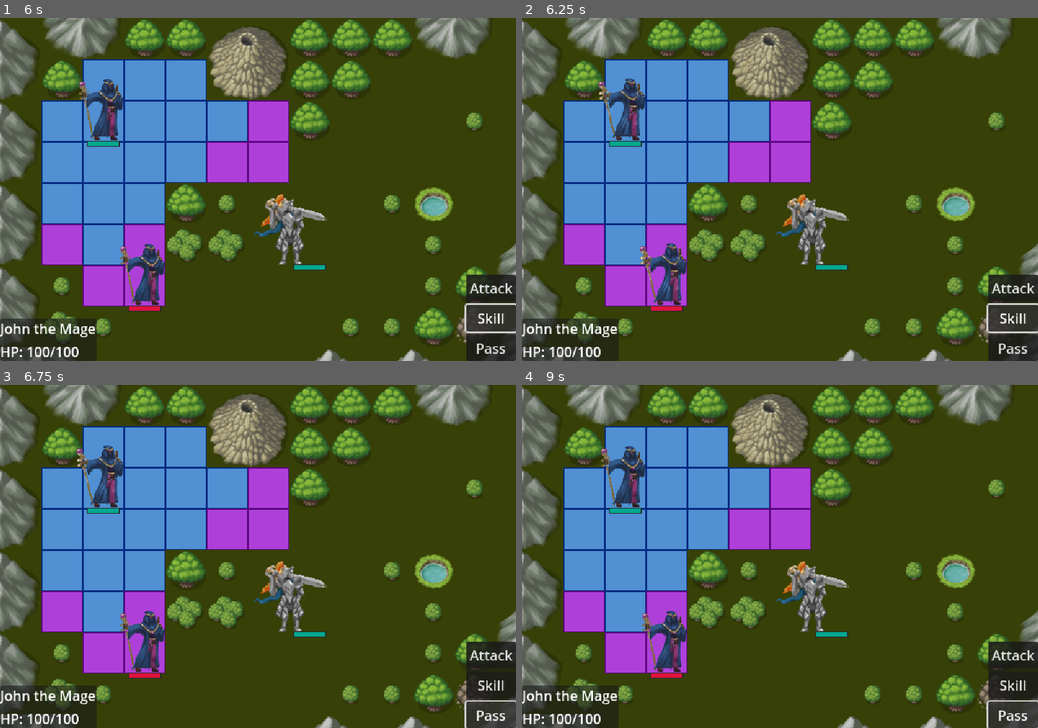
Above: before the commit, frames 1-4 (two rows, left to right).
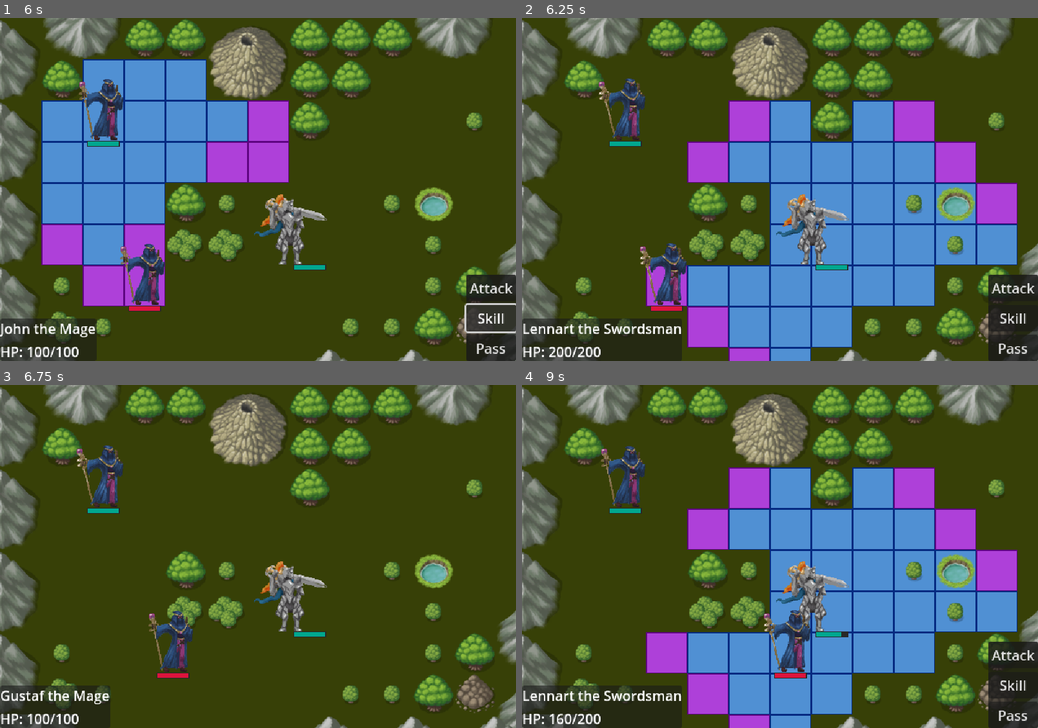
Above: after the commit, the same moments.

Repository: julKara/Defeat_the_Demonlord
Game: Godot game, scene res://src/Worlds/World_2/Levels/Level_2-1.tscn
Same seed, same stepped clock (60 frames per second), same inputs: the game is played once before the commit and once after it. This scene is started directly instead of the project's main scene.
Inputs (mouse positions are in pixels of both pictures, inside the frame that each line leads up to):
- Up to frame 1 (6 s): move the mouse to (371, 172) at 0.52 s; press the mouse at (371, 172) at 0.53 s; move the mouse to (154, 206) at 1.27 s; release the mouse at (154, 206) at 1.28 s; click (154, 206) at 1.35 s; tap Enter at 2, 3.5 s; move the mouse to (309, 114) at 2.02 s; press the mouse at (309, 114) at 2.03 s; tap Space at 2.75 s; move the mouse to (232, 258) at 2.77 s; release the mouse at (232, 258) at 2.78 s; click (232, 258) at 2.85 s; move the mouse to (412, 240) at 3.52 s; press the mouse at (412, 240) at 3.53 s; move the mouse to (103, 138) at 4.27 s; release the mouse at (103, 138) at 4.28 s; click (103, 138) at 4.35 s; click "Attack" at 5 s; click "Skill" at 5.75 s
- Up to frame 2 (6.25 s): no input
- Up to frame 3 (6.75 s): click "Pass" at 6.5 s
- Up to frame 4 (9 s): click (1012, 655) at 7.25 s, where only the run before the commit has a clickable "Attack"; click (1012, 683) at 8 s, where only the run before the commit has a clickable "Skill"; click "Pass" at 8.75 s

Frame 1 is identical in both runs. In frame 2, 46% of the frame differs, in the area x 0-100%, y 12-100%; in frame 3, 25%; in frame 4, 47%.
Error before the commit: Attempt to call function 'check_conditions' in base 'null instance' on a null instance. (res://src/Level/GUI/stand_button.gd:15)

Commit message:
win/loss screen started

Diff:
--- a/src/Level/win_loss_condition.gd
+++ b/src/Level/win_loss_condition.gd
@@ -1,6 +1,10 @@
 extends Node2D
 
 @onready var character_manager: Node2D = $"../TileMapLayer/CharacterManager"
+@onready var victory_screen: PanelContainer = $"../GUI/Margin/VictoryScreen"
+@onready var game_over_screen: PanelContainer = $"../GUI/Margin/GameOverScreen"
+
+
 
 func check_conditions():
 	# If all enemy characters are dead -> win
@@ -11,9 +15,13 @@
 	if character_manager.player_list.is_empty():
 		lose()
 
+	# Custom conditions can be added as child nodes and therefor be unique per level
+
 
 func win():
 	print("victory :3")
+	victory_screen.show()
 
 func lose():
 	print("game over :(")
+	game_over_screen.show()
--- a/src/Worlds/World_1/Levels/Level_1-1.tscn
+++ b/src/Worlds/World_1/Levels/Level_1-1.tscn
@@ -332,6 +332,57 @@
 layout_mode = 2
 text = "HP: 00/00"
 
+[node name="VictoryScreen" type="PanelContainer" parent="GUI/Margin"]
+visible = false
+custom_minimum_size = Vector2(400, 150)
+layout_mode = 2
+size_flags_horizontal = 4
+size_flags_vertical = 4
+
+[node name="Label" type="Label" parent="GUI/Margin/VictoryScreen"]
+layout_mode = 2
+size_flags_vertical = 0
+theme_override_font_sizes/font_size = 40
+text = "Victory!"
+horizontal_alignment = 1
+
+[node name="Continue" type="Button" parent="GUI/Margin/VictoryScreen"]
+layout_mode = 2
+size_flags_horizontal = 4
+size_flags_vertical = 8
+text = "Continue"
+
+[node name="GameOverScreen" type="PanelContainer" parent="GUI/Margin"]
+visible = false
+custom_minimum_size = Vector2(400, 150)
+layout_mode = 2
+size_flags_horizontal = 4
+size_flags_vertical = 4
+
+[node name="Label" type="Label" parent="GUI/Margin/GameOverScreen"]
+layout_mode = 2
+size_flags_vertical = 0
+theme_override_font_sizes/font_size = 40
+text = "Game Over!"
+horizontal_alignment = 1
+
+[node name="HBoxContainer" type="HBoxContainer" parent="GUI/Margin/GameOverScreen"]
+layout_mode = 2
+size_flags_horizontal = 4
+size_flags_vertical = 8
+
+[node name="Retry" type="Button" parent="GUI/Margin/GameOverScreen/HBoxContainer"]
+layout_mode = 2
+size_flags_horizontal = 4
+size_flags_vertical = 8
+text = "Retry"
+
+[node name="Return" type="Button" parent="GUI/Margin/GameOverScreen/HBoxContainer"]
+layout_mode = 2
+size_flags_horizontal = 4
+size_flags_vertical = 8
+text = "Return"
+
 [node name="DrawPath" parent="." instance=ExtResource("13_jamn3")]
 
 [node name="BattleHandler" type="Node2D" parent="."]
--- a/src/Worlds/World_2/Levels/Level_2-1.tscn
+++ b/src/Worlds/World_2/Levels/Level_2-1.tscn
@@ -14,6 +14,7 @@
 [ext_resource type="Script" uid="uid://dso7okpirndht" path="res://src/Level/GUI/actor_info.gd" id="12_sbocg"]
 [ext_resource type="PackedScene" uid="uid://cats61ytkbbvj" path="res://src/PathVisuals/draw_path.tscn" id="13_hogbk"]
 [ext_resource type="Script" uid="uid://bjl544x2g0v72" path="res://src/Combat/battle_handler.gd" id="14_xt0ay"]
+[ext_resource type="Script" uid="uid://nm7v2oerrihf" path="res://src/Level/win_loss_condition.gd" id="15_6yfhb"]
 
 [sub_resource type="GDScript" id="GDScript_ic0uy"]
 script/source = "extends Node2D
@@ -338,3 +339,6 @@
 
 [node name="AnimationTimer" type="Timer" parent="BattleHandler"]
 one_shot = true
+
+[node name="WinLossCondition" type="Node2D" parent="."]
+script = ExtResource("15_6yfhb")
Not shown: 4 places in src/Worlds/World_1/Levels/Level_1-1.tscn that only renumber resources
Not shown: 5 places in src/Worlds/World_2/Levels/Level_2-1.tscn that only renumber resources
